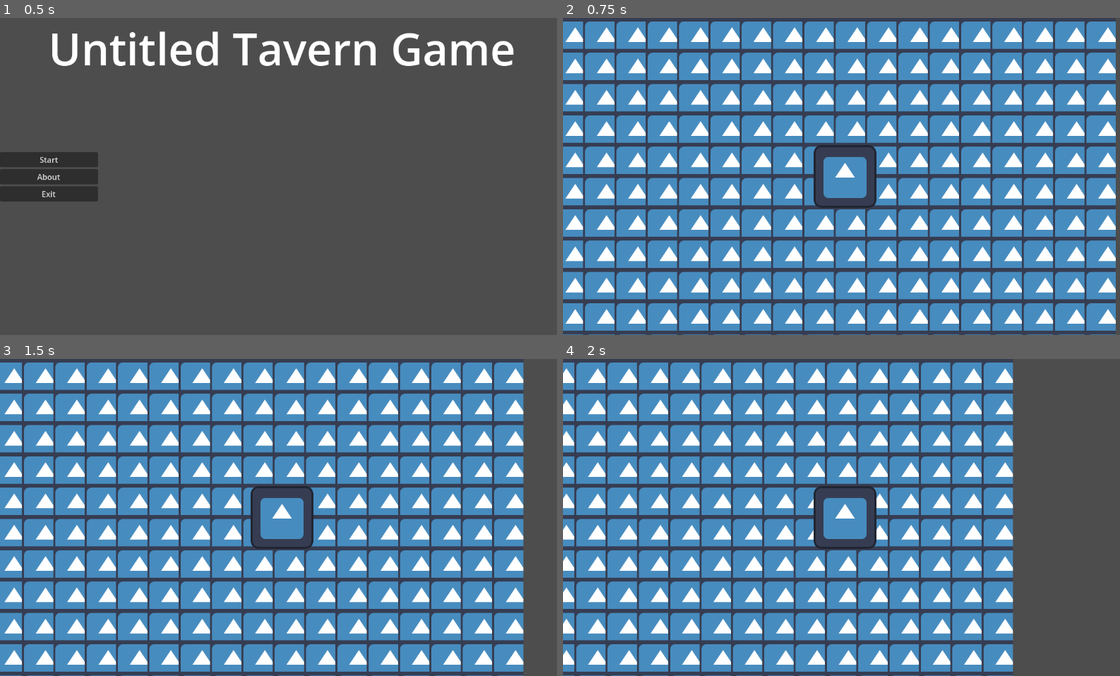
Above: before the commit, frames 1-4 (two rows, left to right).
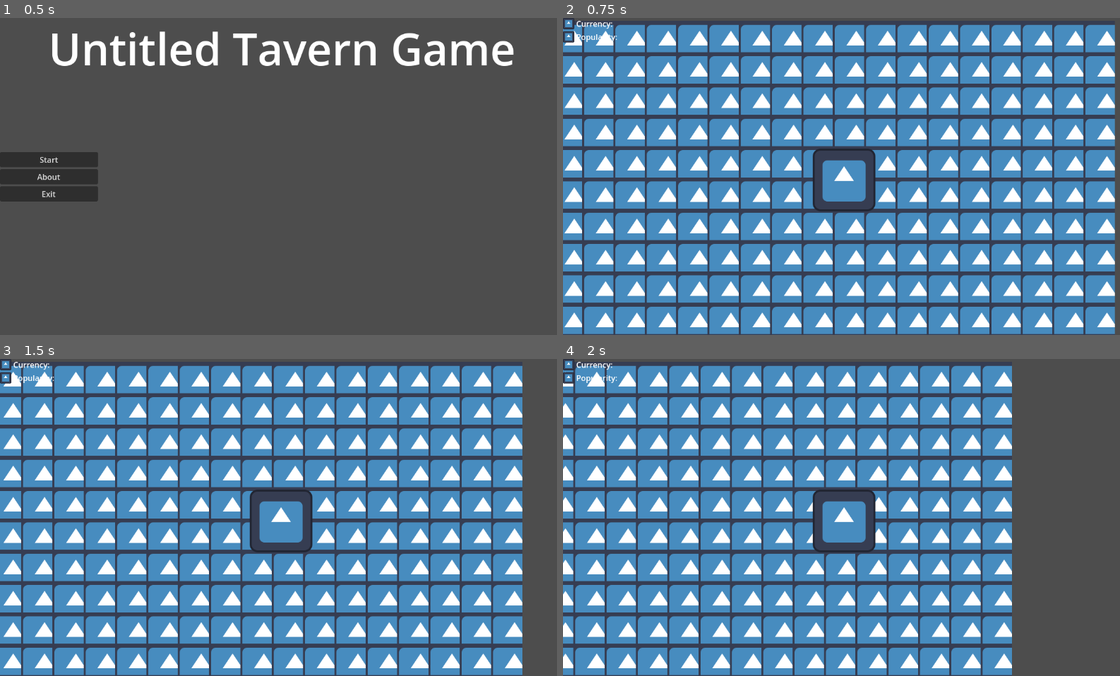
Above: after the commit, the same moments.

Repository: BobWizardLad/OGAM-Tavern-Game
Game: Godot game, scene res://Scenes/menu.tscn
The game is run twice, just before and just after one commit, with the same random seed, the same clock (stepped at 60 frames per second) and the same inputs. The engine's default icon, where the game draws it, is replaced by a stand-in: a white triangle on a blue panel in a dark square.
Inputs:
- Up to frame 1 (0.5 s): no input
- Up to frame 2 (0.75 s): click "Start" at 0.5 s
- Up to frame 3 (1.5 s): tap Enter at 1.25 s; hold D (player_right) from 1.28 s (still down)
- Up to frame 4 (2 s): keep holding D (player_right)

Frame 1 is identical in both runs. In frame 2, 41% of the frame differs, in the area x 0-100%, y 0-100%; in frame 3, 38%; in frame 4, 33%.

Commit message:
Player Basic UI
Player now has currency and popularity counters fixed to the camera view.

Diff:
--- /dev/null
+++ b/Tavern_Game/Component Scenes/game_ui.tscn
@@ -0,0 +1,49 @@
+[gd_scene load_steps=2 format=3 uid="uid://dsa8f76e842eq"]
+
+[ext_resource type="Texture2D" uid="uid://ccps4lyslmrxm" path="res://icon.svg" id="1_mj0k1"]
+
+[node name="GameUI" type="Control"]
+layout_mode = 3
+anchors_preset = 15
+anchor_right = 1.0
+anchor_bottom = 1.0
+grow_horizontal = 2
+grow_vertical = 2
+
+[node name="VBoxContainer" type="VBoxContainer" parent="."]
+layout_mode = 1
+anchors_preset = -1
+anchor_right = 0.108
+anchor_bottom = 0.086
+offset_right = -84.416
+offset_bottom = -15.728
+
+[node name="Currency" type="HBoxContainer" parent="VBoxContainer"]
+layout_mode = 2
+
+[node name="Icon" type="TextureRect" parent="VBoxContainer/Currency"]
+layout_mode = 2
+texture = ExtResource("1_mj0k1")
+expand_mode = 2
+
+[node name="Label" type="Label" parent="VBoxContainer/Currency"]
+layout_mode = 2
+text = "Currency: "
+
+[node name="Value" type="Label" parent="VBoxContainer/Currency"]
+layout_mode = 2
+
+[node name="Popularity" type="HBoxContainer" parent="VBoxContainer"]
+layout_mode = 2
+
+[node name="Icon" type="TextureRect" parent="VBoxContainer/Popularity"]
+layout_mode = 2
+texture = ExtResource("1_mj0k1")
+expand_mode = 2
+
+[node name="Label" type="Label" parent="VBoxContainer/Popularity"]
+layout_mode = 2
+text = "Popularity: "
+
+[node name="Value" type="Label" parent="VBoxContainer/Popularity"]
+layout_mode = 2
--- a/Tavern_Game/Pawn Scenes/player.tscn
+++ b/Tavern_Game/Component Scenes/player.tscn
@@ -1,7 +1,8 @@
-[gd_scene load_steps=3 format=3 uid="uid://bu1slyb6qdusv"]
+[gd_scene load_steps=4 format=3 uid="uid://bu1slyb6qdusv"]
 
 [ext_resource type="Script" path="res://Player.gd" id="1_umjvn"]
 [ext_resource type="Texture2D" uid="uid://ccps4lyslmrxm" path="res://icon.svg" id="2_ojurv"]
+[ext_resource type="PackedScene" uid="uid://dsa8f76e842eq" path="res://Component Scenes/game_ui.tscn" id="3_eg68c"]
 
 [node name="Player" type="CharacterBody2D"]
 script = ExtResource("1_umjvn")
@@ -10,3 +11,7 @@
 texture = ExtResource("2_ojurv")
 
 [node name="Camera" type="Camera2D" parent="."]
+position = Vector2(-574, -331)
+anchor_mode = 0
+
+[node name="GameUI" parent="Camera" instance=ExtResource("3_eg68c")]
--- /dev/null
+++ b/Tavern_Game/Scenes/main.gd
@@ -0,0 +1,12 @@
+extends Node2D
+
+@export var game_state: Resource = load("res://GameState.gd")
+
+# Called when the node enters the scene tree for the first time.
+func _ready():
+	pass # Replace with function body.
+
+
+# Called every frame. 'delta' is the elapsed time since the previous frame.
+func _process(delta):
+	pass
--- a/Tavern_Game/Scenes/main.tscn
+++ b/Tavern_Game/Scenes/main.tscn
@@ -1,7 +1,8 @@
-[gd_scene load_steps=5 format=3 uid="uid://bpc4ff258iikd"]
+[gd_scene load_steps=6 format=3 uid="uid://biwbhyrl0qfee"]
 
+[ext_resource type="Script" path="res://Scenes/main.gd" id="1_r0abu"]
 [ext_resource type="Texture2D" uid="uid://ccps4lyslmrxm" path="res://icon.svg" id="1_x28s3"]
-[ext_resource type="PackedScene" uid="uid://bu1slyb6qdusv" path="res://Pawn Scenes/player.tscn" id="2_boxvc"]
+[ext_resource type="PackedScene" uid="uid://bu1slyb6qdusv" path="res://Component Scenes/player.tscn" id="2_boxvc"]
 
 [sub_resource type="TileSetAtlasSource" id="TileSetAtlasSource_tcdbn"]
 texture = ExtResource("1_x28s3")
@@ -73,7 +74,8 @@
 [sub_resource type="TileSet" id="TileSet_6nmwk"]
 sources/1 = SubResource("TileSetAtlasSource_tcdbn")
 
-[node name="Node2D" type="Node2D"]
+[node name="Main" type="Node2D"]
+script = ExtResource("1_r0abu")
 
 [node name="TileMap" type="TileMap" parent="."]
 tile_set = SubResource("TileSet_6nmwk")
--- a/Tavern_Game/project.godot
+++ b/Tavern_Game/project.godot
@@ -37,3 +37,7 @@
 "events": [Object(InputEventKey,"resource_local_to_scene":false,"resource_name":"","device":-1,"window_id":0,"alt_pressed":false,"shift_pressed":false,"ctrl_pressed":false,"meta_pressed":false,"pressed":false,"keycode":0,"physical_keycode":83,"key_label":0,"unicode":115,"echo":false,"script":null)
 ]
 }
+
+[rendering]
+
+textures/canvas_textures/default_texture_filter=0
